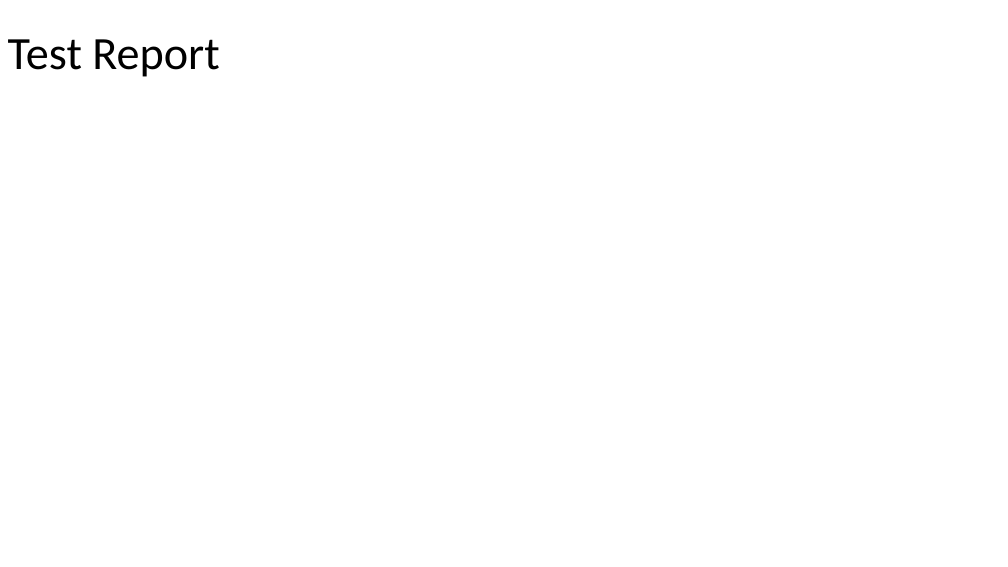
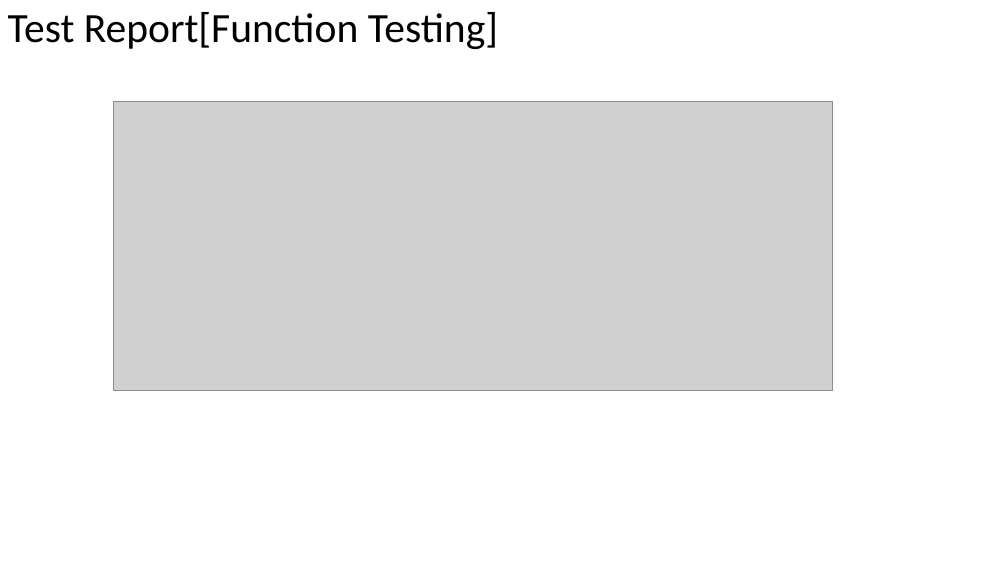
Before and after one commit to MRMRMRMayInternship/metarial, a slide deck: slide 14 of srs/Report.pptx (slide 5 before the commit). Drawn at 1008x567 pixels with LibreOffice and Linux fonts; fonts in the diff are those of the drawing; grey boxes stand for pictures. Boxes give left, top, right and bottom in pixels: in the first picture for what was removed or moved away, otherwise in the second. Text is boxed around its words. In the diff, an @@ line names an element or a change of style, - is before the commit and + after.

```diff
--- a/srs/Report.pptx
+++ b/srs/Report.pptx
@@ title at bbox=[8, 12, 498, 49]: text changed; size 44 to 39.6 pt @@
-Test Report
+Test Report[Function Testing]
@@ picture added at bbox=[113, 101, 833, 391] @@
```
Also in this commit, not shown: 2 other slides changed, 11 slides added, 4 other files.
